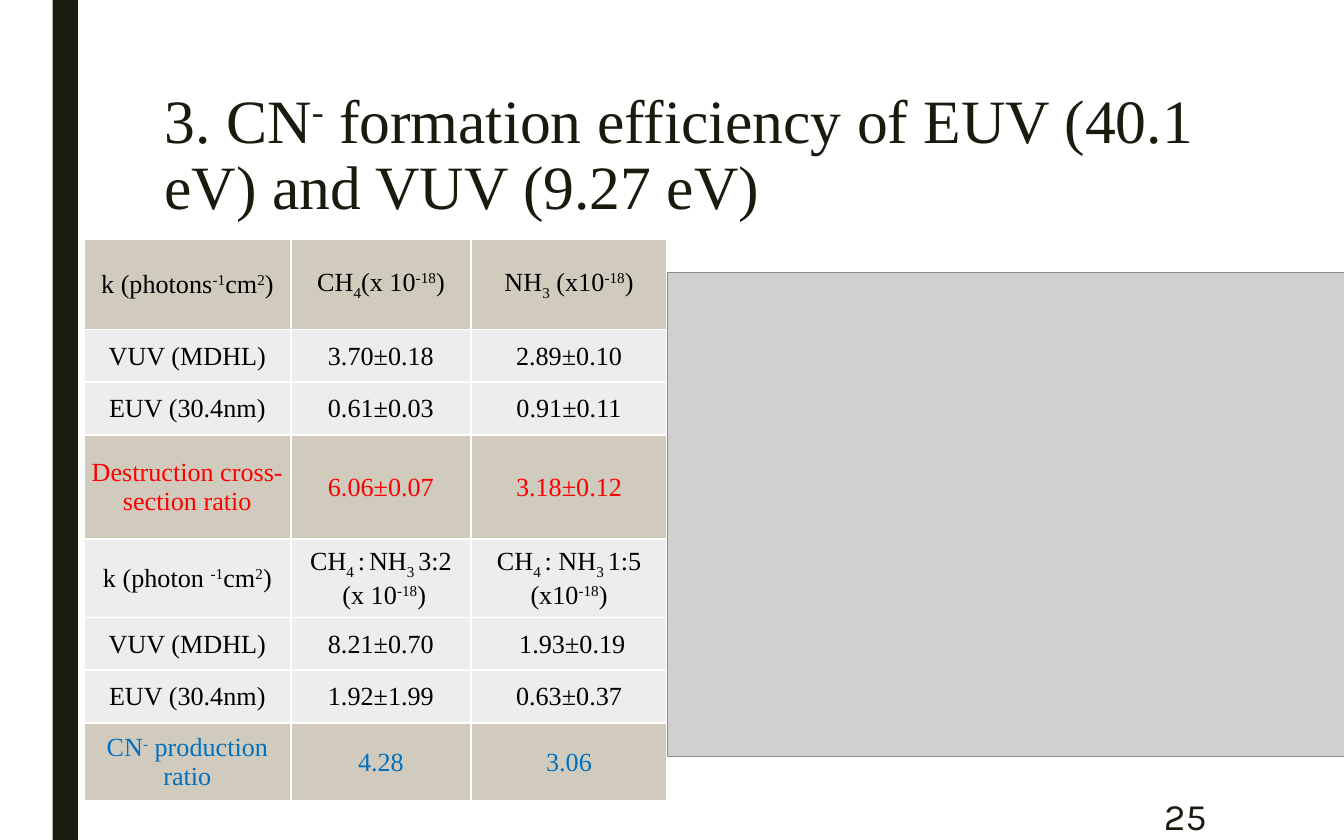
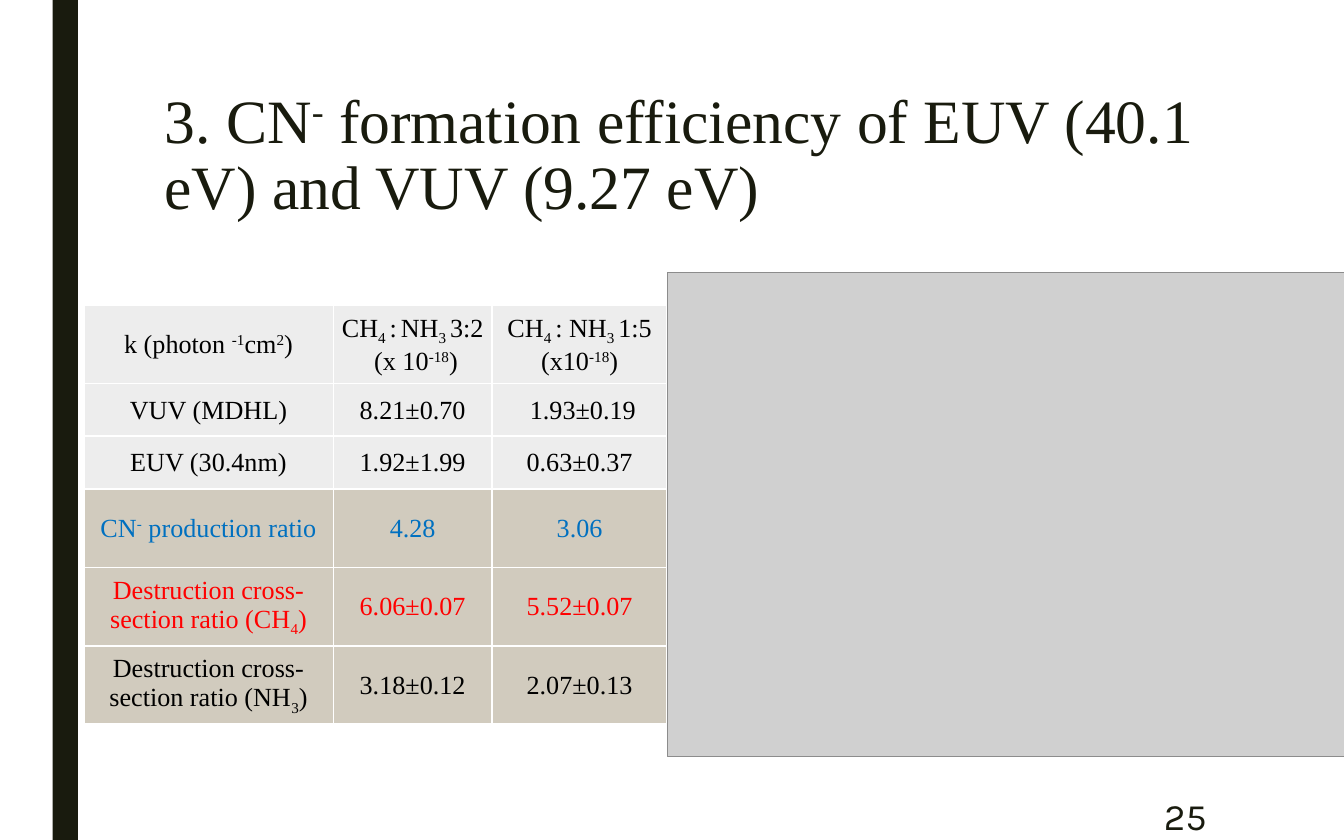
Before and after one commit to samuello1228/lily, a slide deck: slide 25 of doc/VUV and EUV irradiation of CH4 + NH3.pptx. Drawn at 1344x840 pixels with LibreOffice and Linux fonts; fonts in the diff are those of the drawing; grey boxes stand for pictures. Boxes give left, top, right and bottom in pixels: in the first picture for what was removed or moved away, otherwise in the second. Text is boxed around its words. In the diff, an @@ line names an element or a change of style, - is before the commit and + after.

```diff
--- a/doc/VUV and EUV irradiation of CH4 + NH3.pptx
+++ b/doc/VUV and EUV irradiation of CH4 + NH3.pptx
@@ table at box(83, 305, 667, 724) @@
-row 1: k (photons-1cm2) | CH4(x 10-18) | NH3 (x10-18)
-row 2: VUV (MDHL) | 3.70±0.18 | 2.89±0.10
-row 3: EUV (30.4nm) | 0.61±0.03 | 0.91±0.11
-row 4: Destruction cross-section ratio | 6.06±0.07 | 3.18±0.12
+row 5: Destruction cross-section ratio (CH4) | 6.06±0.07 | 5.52±0.07
+row 6: Destruction cross-section ratio (NH3) | 3.18±0.12 | 2.07±0.13
@@ table: place and size @@
-table at box(83, 239, 667, 801)
+table at box(83, 305, 667, 724)
```
Also in this commit, not shown: 1 other slide changed, 1 other file.
